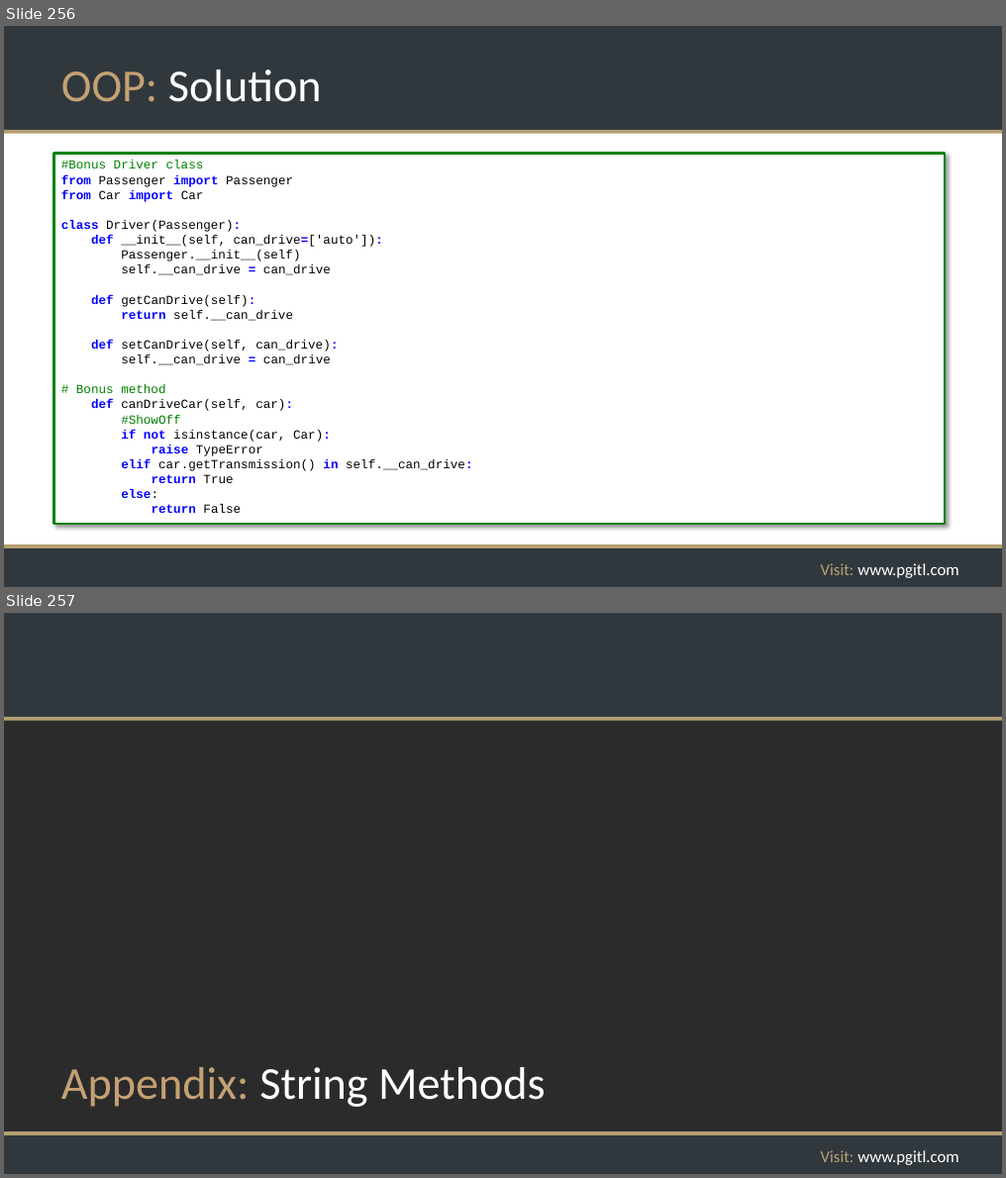
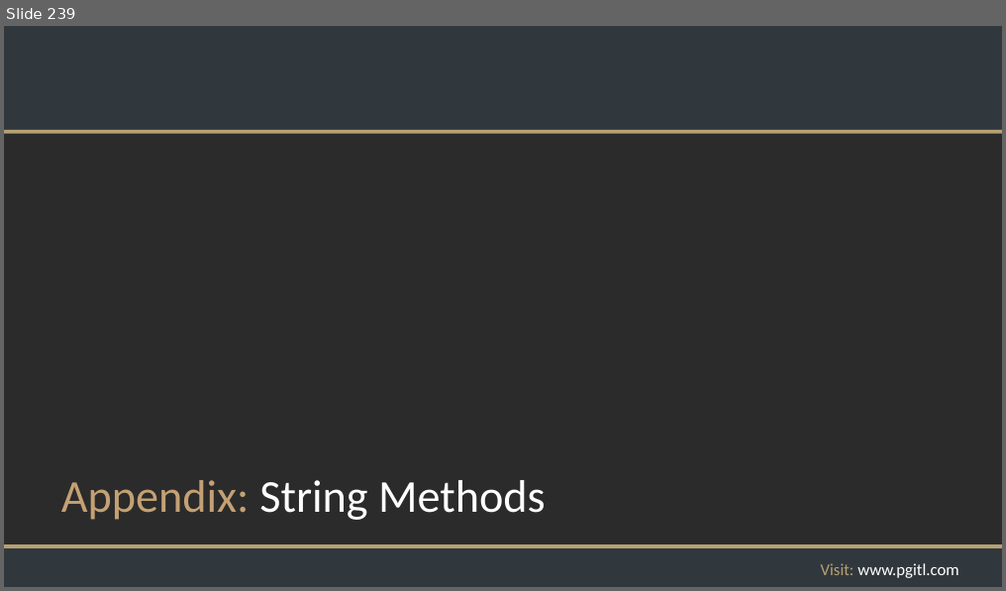
Before and after one commit to rikkouri/project-a, a slide deck: Programming Foundations.pptx. Shown one above the other, each under a label of ours: slides 256 and 257 before the commit, slide 239 after it. The pictures are 1006x1178 and 1006x591 pixels, drawn with LibreOffice and Linux fonts; fonts in the diff are those of the drawing; background and template pictures are left out; a plain dark background stands for a picture behind light text. Boxes give left, top, right and bottom in pixels: in the first picture for what was removed or moved away, otherwise in the second. Text is boxed around its words. In the diff, an @@ line names an element or a change of style, - is before the commit and + after.

```diff
--- a/Programming Foundations.pptx
+++ b/Programming Foundations.pptx
@@ slide 256 removed at (x1=4, y1=26, x2=1002, y2=587), background #FFFFFF; not listed: 5 template elements that a slide beside it also shows @@
@@ title removed at (x1=61, y1=70, x2=322, y2=102) @@
-OOP: Solution
@@ rectangle removed at (x1=54, y1=154, x2=945, y2=524) @@
-#Bonus Driver class
-from Passenger import Passenger
-from Car import Car
-class Driver(Passenger):
-def __init__(self, can_drive=['auto']):
-Passenger.__init__(self)
-self.__can_drive = can_drive
-def getCanDrive(self):
-return self.__can_drive
-def setCanDrive(self, can_drive):
-self.__can_drive = can_drive
-# Bonus method
-def canDriveCar(self, car):
-#ShowOff
-if not isinstance(car, Car):
-raise TypeError
-elif car.getTransmission() in self.__can_drive:
-return True
-else:
-return False
@@ what was slide 257 is now slide 239 @@
```
Also in this commit, not shown: 7 slides changed, 17 other slides removed.
